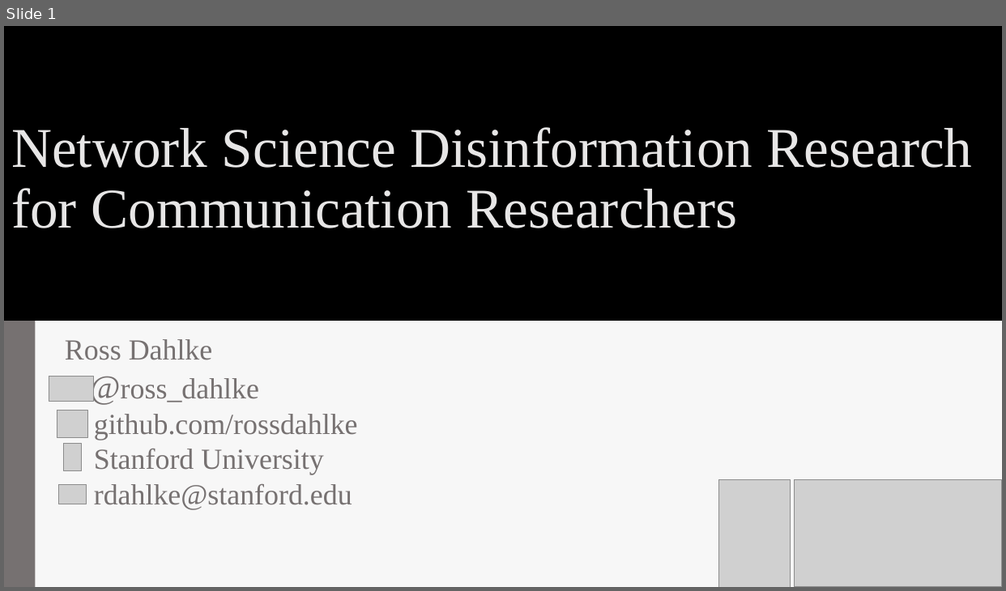
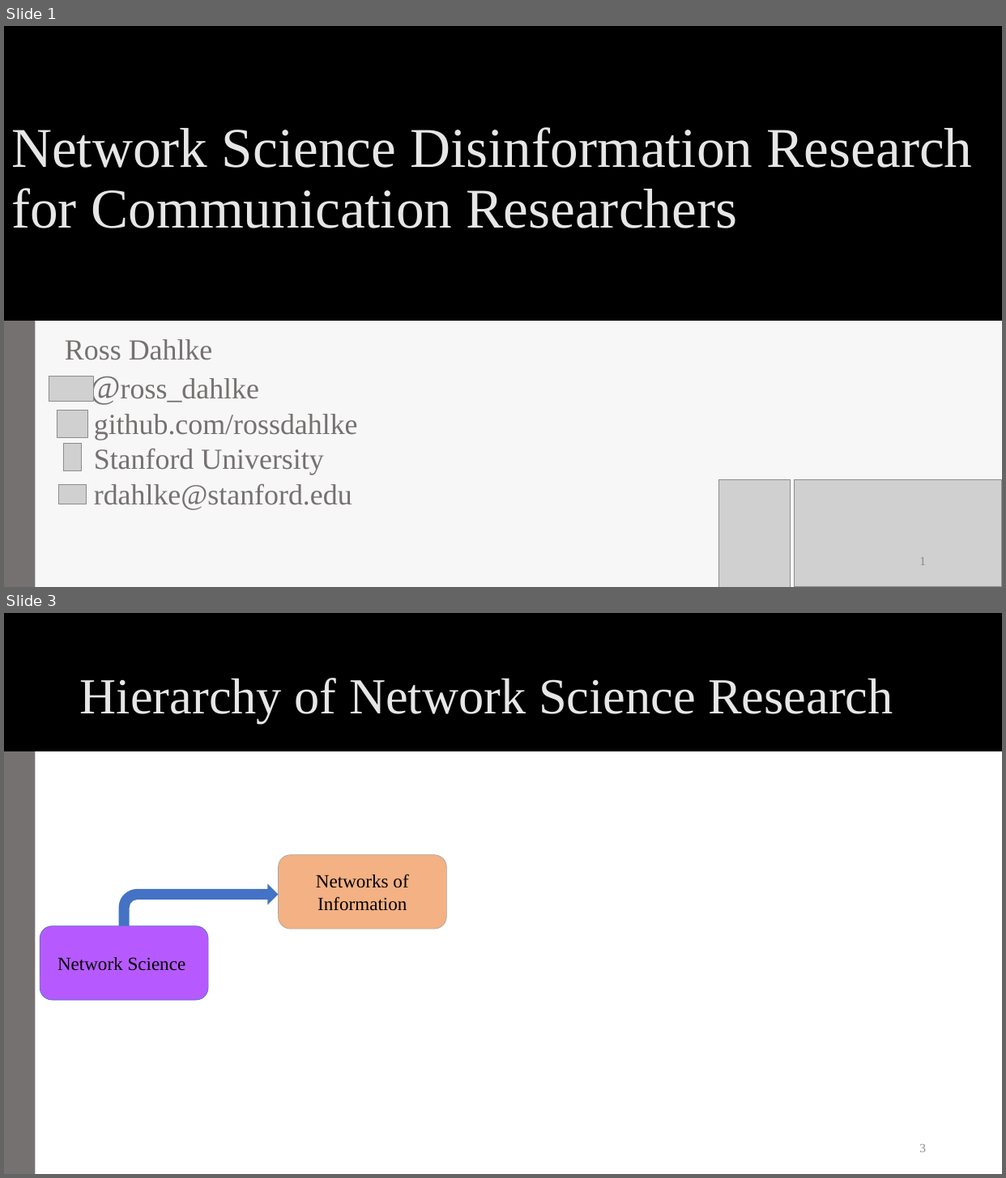
Before and after one commit to rossdahlke/course_writings, a slide deck: stanford_comm_224/network_science_disinfo.pptx. Shown one above the other, each under a label of ours: slide 1 before the commit, slides 1 and 3 after it; the slides between them are not shown. The pictures are 1006x591 and 1006x1178 pixels, drawn with LibreOffice and Linux fonts; fonts in the diff are those of the drawing; grey boxes stand for pictures; background and template pictures are left out. Boxes give left, top, right and bottom in pixels: in the first picture for what was removed or moved away, otherwise in the second. Text is boxed around its words. In the diff, an @@ line names an element or a change of style, - is before the commit and + after.

```diff
--- a/stanford_comm_224/network_science_disinfo.pptx
+++ b/stanford_comm_224/network_science_disinfo.pptx
@@ slide 3 added at (4, 613, 1002, 1174), background #FFFFFF; not listed: 1 template element that a slide beside it also shows @@
@@ rectangle added at (4, 613, 1002, 752), fill #000000 @@
@@ title added at (80, 678, 893, 722), 48.6 pt, text #E7E6E6 @@
+Hierarchy of Network Science Research
@@ rounded rectangle added at (278, 855, 446, 929), fill #F4B183, outline #A5A5A5 0.5 pt, 18 pt, text #000000 @@
+Networks of Information
@@ bent arrow added at (118, 884, 278, 926), fill #4472C4 @@
@@ rounded rectangle added at (40, 926, 208, 1000), fill #B65AFF, outline #4472C4 0.5 pt, 18 pt, text #000000 @@
+Network Science
@@ page number added at (919, 1144, 926, 1152), 12 pt, text #8C8C8C @@
+3
@@ slide 1 changed as well @@
@@ page number added at (919, 557, 926, 565), 12 pt, text #8C8C8C @@
+1
```
Also in this commit, not shown: 1 other slide changed, 40 other slides added.
